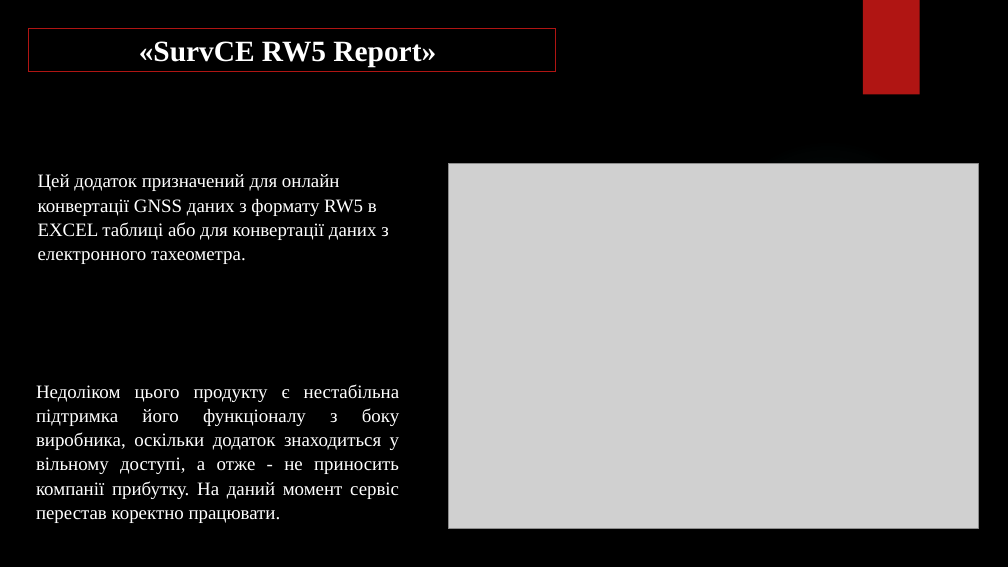
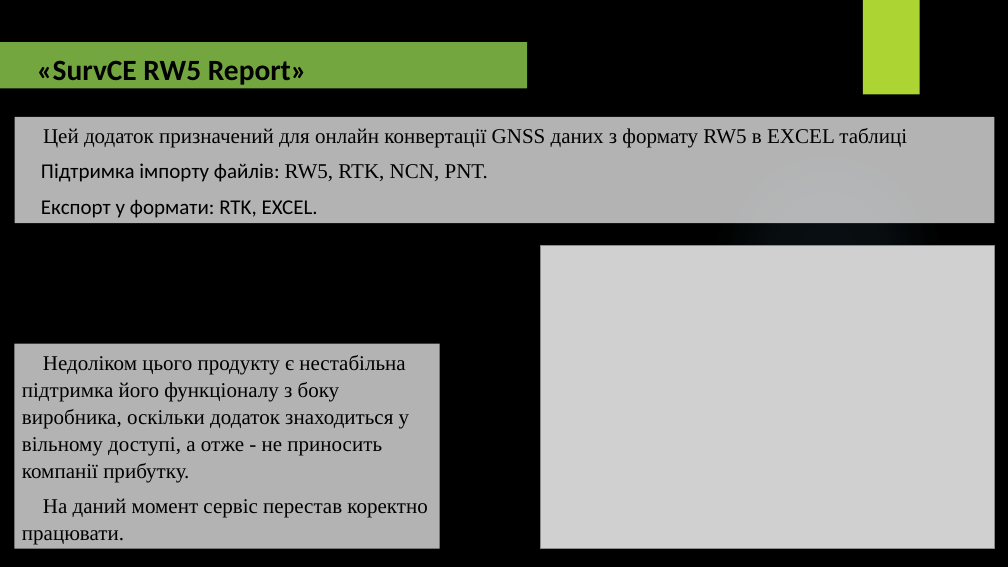
Before and after one commit to KeinOhrHasen/FormatStandardify, a slide deck: slide 5 of files/Doc/main.pptx. Drawn at 1008x567 pixels with LibreOffice and Linux fonts; fonts in the diff are those of the drawing; grey boxes stand for pictures; background and template pictures are left out. Boxes give left, top, right and bottom in pixels: in the first picture for what was removed or moved away, otherwise in the second. Text is boxed around its words. In the diff, an @@ line names an element or a change of style, - is before the commit and + after.

```diff
--- a/files/Doc/main.pptx
+++ b/files/Doc/main.pptx
@@ rectangle at (x1=863, y1=0, x2=920, y2=95): fill #B01513 to #ACD433 @@
@@ rectangle "«SurvCE RW5 Report»" moved from (x1=29, y1=29, x2=556, y2=72) to (x1=0, y1=42, x2=527, y2=88) @@
@@ rectangle "«SurvCE RW5 Report»" at (x1=0, y1=42, x2=527, y2=88): font Times New Roman to Calibri, text colour #FFFFFF to #000000; alignment left to justified; indent changed; line spacing 1 to 1.15; fill #000000 at 50% opacity to #92D050 at 80% opacity; outline #B01513 0.75 pt to none @@
@@ rectangle added at (x1=14, y1=117, x2=994, y2=224), fill #FFFFFF at 70% opacity, 20 pt, text #000000 @@
+Цей додаток призначений для онлайн конвертації GNSS даних з формату RW5 в EXCEL таблиці
+Підтримка імпорту файлів: RW5, RTK, NCN, PNT.
+Експорт у формати: RTK, EXCEL.
@@ ellipse at (x1=712, y1=138, x2=944, y2=371): fill gradient #50B9C1 to gradient #7AC4F0 @@
@@ text removed at (x1=38, y1=174, x2=388, y2=264) @@
-Цей додаток призначений для онлайн конвертації GNSS даних з формату RW5 в EXCEL таблиці або для конвертації даних з електронного тахеометра.
@@ picture resized from (x1=448, y1=164, x2=979, y2=529) to (x1=541, y1=246, x2=994, y2=549) @@
@@ rectangle "Недоліком цього продукту є нестабільна ..." resized from (x1=36, y1=384, x2=400, y2=523) to (x1=14, y1=344, x2=439, y2=549) @@
@@ rectangle "Недоліком цього продукту є нестабільна ..." at (x1=14, y1=344, x2=439, y2=549): fill none to #FFFFFF at 70% opacity @@
@@ text in rectangle at (x1=22, y1=355, x2=427, y2=545): text changed; size 18 to 20 pt; text colour #FFFFFF to #000000 @@
-Недоліком цього продукту є нестабільна підтримка його функціоналу з боку виробника, оскільки додаток знаходиться у вільному доступі, а отже - не приносить компанії прибутку. На даний момент сервіс перестав коректно працювати.
+Недоліком цього продукту є нестабільна підтримка його функціоналу з боку виробника, оскільки додаток знаходиться у вільному доступі, а отже - не приносить компанії прибутку.
+На даний момент сервіс перестав коректно працювати.
```
Also in this commit, not shown: 9 other slides changed, 5 slides added, 2 slides removed.
